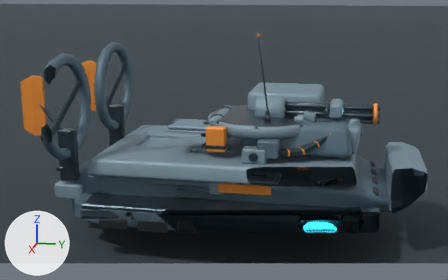
One commit to the Blender file content/source-art/tidebreaker-hovercraft-v2.blend: the scene before it, then after it.
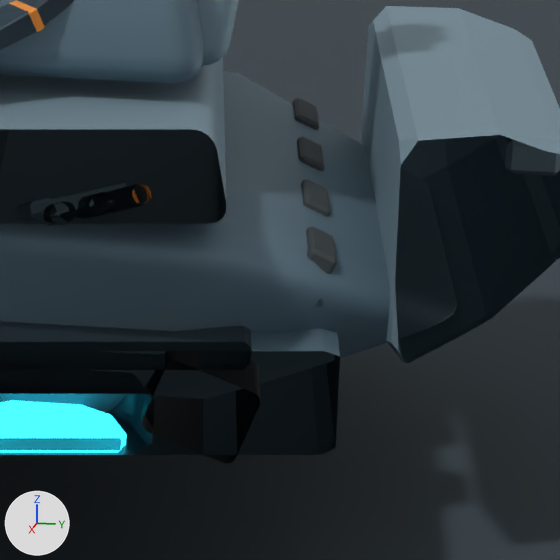
Each version appears first whole from a camera (50 mm lens) standing at (7.32, 1.31, 2.89) and looking at (0.07, -0.14, 1.07), and next in a close-up on the part from 69% to 95% of the width and 50% to 91% of the height. Every picture has the same lights, and +X, +Y and +Z are marked at lower left. The first two pictures are the older version. Everything nearer to the camera than a plane just in front of the edit is cut away.

The scene before the commit, as lines of its bpy script (objects in view):
```python
me_plane = bpy.data.meshes.new('Plane')
me_plane.from_pydata([(-100.0, -100.0, 0.0), (100.0, -100.0, 0.0), (-100.0, 100.0, 0.0), (100.0, 100.0, 0.0)], [], [(0, 1, 3, 2)])
me_plane.materials.append(mat_previewfloormat)  # dark blue #354048
me_tidebreakerhovercraftarmor_upperdeck_mesh = bpy.data.meshes.new('TidebreakerHovercraftArmor_UpperDeck_Mesh')
me_tidebreakerhovercraftarmor_upperdeck_mesh.from_pydata(...)  # 172 vertices, 168 faces; spans x -0.96..0.96, y -1.56..1.46, z 0.8..1.0
me_tidebreakerhovercraftarmor_upperdeck_mesh.materials.append(mat_tidebreakerhovercraft_lightarmor)  # greyish blue #8199a6
me_tidebreakerhovercrafthover_repulsorskirt_tmp_mesh = bpy.data.meshes.new('TidebreakerHovercraftHover_RepulsorSkirt_Tmp_Mesh')
me_tidebreakerhovercrafthover_repulsorskirt_tmp_mesh.from_pydata(...)  # 48 vertices, 42 faces; spans x -1.24..1.24, y -1.72..1.72, z 0.31..0.53
me_tidebreakerhovercrafthover_repulsorskirt_tmp_mesh.materials.append(mat_tidebreakerhovercraft_primaryarmor)  # blue #617986
ob_previewfloor = bpy.data.objects.new('PreviewFloor', me_plane)
ob_previewfloor.location = (0.0, 0.0, -0.015)
ob_tidebreakerhovercraftarmor_upperdeck = bpy.data.objects.new('TidebreakerHovercraftArmor_UpperDeck', me_tidebreakerhovercraftarmor_upperdeck_mesh)
ob_tidebreakerhovercraftarmor_upperdeck.location = (0.0, 0.0, 0.0)
ob_tidebreakerhovercrafthover_repulsorskirt = bpy.data.objects.new('TidebreakerHovercraftHover_RepulsorSkirt', me_tidebreakerhovercrafthover_repulsorskirt_tmp_mesh)
ob_tidebreakerhovercrafthover_repulsorskirt.location = (0.0, 0.0, 0.0)
# also in view: 'TidebreakerHovercraftSmoke_R_MountBase' at (0.72, 1.13, 0.82); 'TidebreakerHovercraftTurret_MantletHousing' at (0.0, 1.26, 1.22); 'TidebreakerHovercraftArmor_BowRamp' at (0.0, 2.02, 0.73); 'TidebreakerHovercraftArmor_Hull' at (0.0, 0.04, 0.52); 'TidebreakerHovercraftHover_PerimeterBumper' at (0.0, 0.0, 0.52)
```
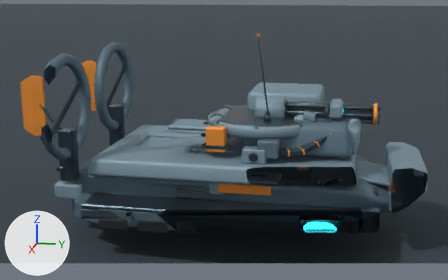
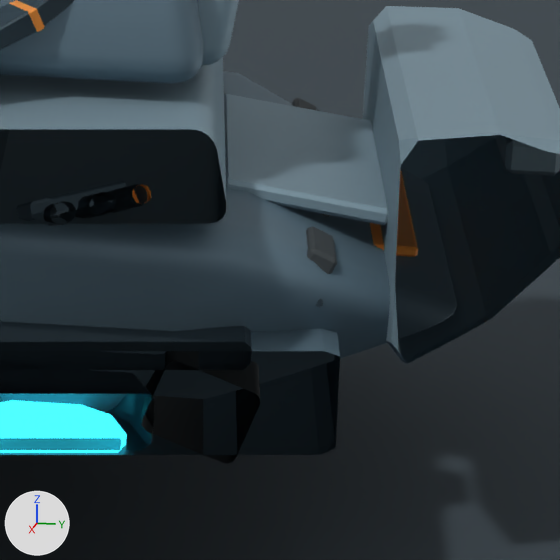
Location of each change, [x1, y1, x2, y2] in pixels of the close-ups (560 x 560 px):
'TidebreakerHovercraftArmor_GlacisLightPlate', added
    after: [224, 94, 388, 225]
'TidebreakerHovercraftWarning_BowTrim', added (orange)
    after: [370, 170, 418, 257]

What changed in the scene script:
```text
Add me_tidebreakerhovercraftwarning_bowtrim_mesh:
    me_tidebreakerhovercraftwarning_bowtrim_mesh.from_pydata(...)  # 24 vertices, 26 faces; spans x -0.32..0.32, y 1.787..1.907, z 0.798..0.822
    me_tidebreakerhovercraftwarning_bowtrim_mesh.materials.append(mat_tidebreakerhovercraft_warning)  # orange #f9993f
Add me_tidebreakerhovercraftarmor_glacislightplate_mesh:
    me_tidebreakerhovercraftarmor_glacislightplate_mesh.from_pydata(...)  # 24 vertices, 26 faces; spans x -0.38..0.38, y 1.457..1.836, z 0.775..0.865
    me_tidebreakerhovercraftarmor_glacislightplate_mesh.materials.append(mat_tidebreakerhovercraft_lightarmor)  # greyish blue #8199a6
Add ob_tidebreakerhovercraftwarning_bowtrim:
    ob_tidebreakerhovercraftwarning_bowtrim = bpy.data.objects.new('TidebreakerHovercraftWarning_BowTrim', me_tidebreakerhovercraftwarning_bowtrim_mesh)
    ob_tidebreakerhovercraftwarning_bowtrim.location = (0.0, 0.0, -0.187)
Add ob_tidebreakerhovercraftarmor_glacislightplate:
    ob_tidebreakerhovercraftarmor_glacislightplate = bpy.data.objects.new('TidebreakerHovercraftArmor_GlacisLightPlate', me_tidebreakerhovercraftarmor_glacislightplate_mesh)
    ob_tidebreakerhovercraftarmor_glacislightplate.location = (0.0, 0.0, -0.075)
```
